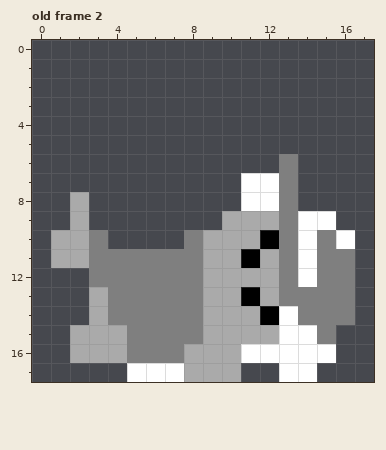
A pixel-art file gets an edit: art/mole_squashed.ase. Above is the file before it was changed.
18x18 pixels, 2 frames. Shown: old frame 2. The commit also changed other frames, which this record leaves out.
The result:
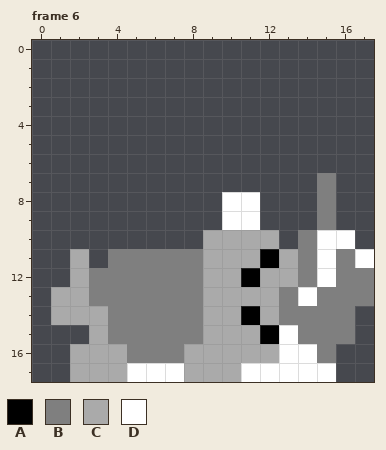
Palette (. is transparent): A #000000  B #7f7f7f  C #aaaaaa  D #ffffff
A new or re-ordered frame is compared with the old frame closest to it.
The exact change:
frames 2 -> 6
Frame 6 is new; against old frame 2:
y 6: x 13 B -> .
y 7: x 11..13 DDB -> ...; x 15 . -> B
y 8: x 2 C -> .; x 10 . -> D; x 12..13 DB -> ..; x 15 . -> B
y 9: x 2 C -> .; x 10..15 CCCBDD -> DD...B
y 10: x 1..3 CCB -> ...; x 8 B -> .; x 12..15 ABDB -> C.BD
y 11: x 1 C -> .; x 3 B -> .; x 11..15 ACBDB -> CACBD; x 17 . -> D
y 12: x 2 . -> C; x 11 C -> A; x 13..15 BDB -> CBD; x 17 . -> B
y 13: x 1..3 ..C -> CCB; x 11 A -> C; x 14 B -> D; x 17 . -> B
y 14: x 1..2 .. -> CC; x 11..13 CAD -> ACB
y 15: x 2 C -> .; x 4 C -> B; x 12 C -> A; x 14 D -> B; x 16 . -> B
y 16: x 11..12 DD -> CC; x 15 D -> B
y 17: x 2..4 ... -> CCC; x 11..12 .. -> DD; x 15 . -> D
